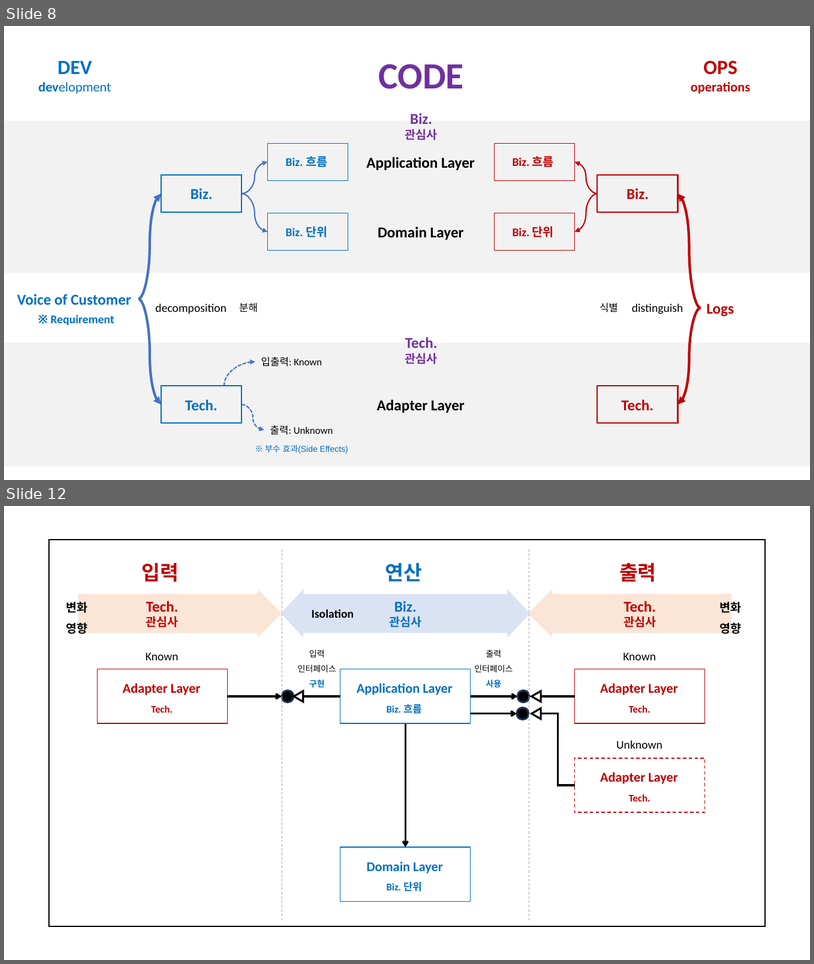
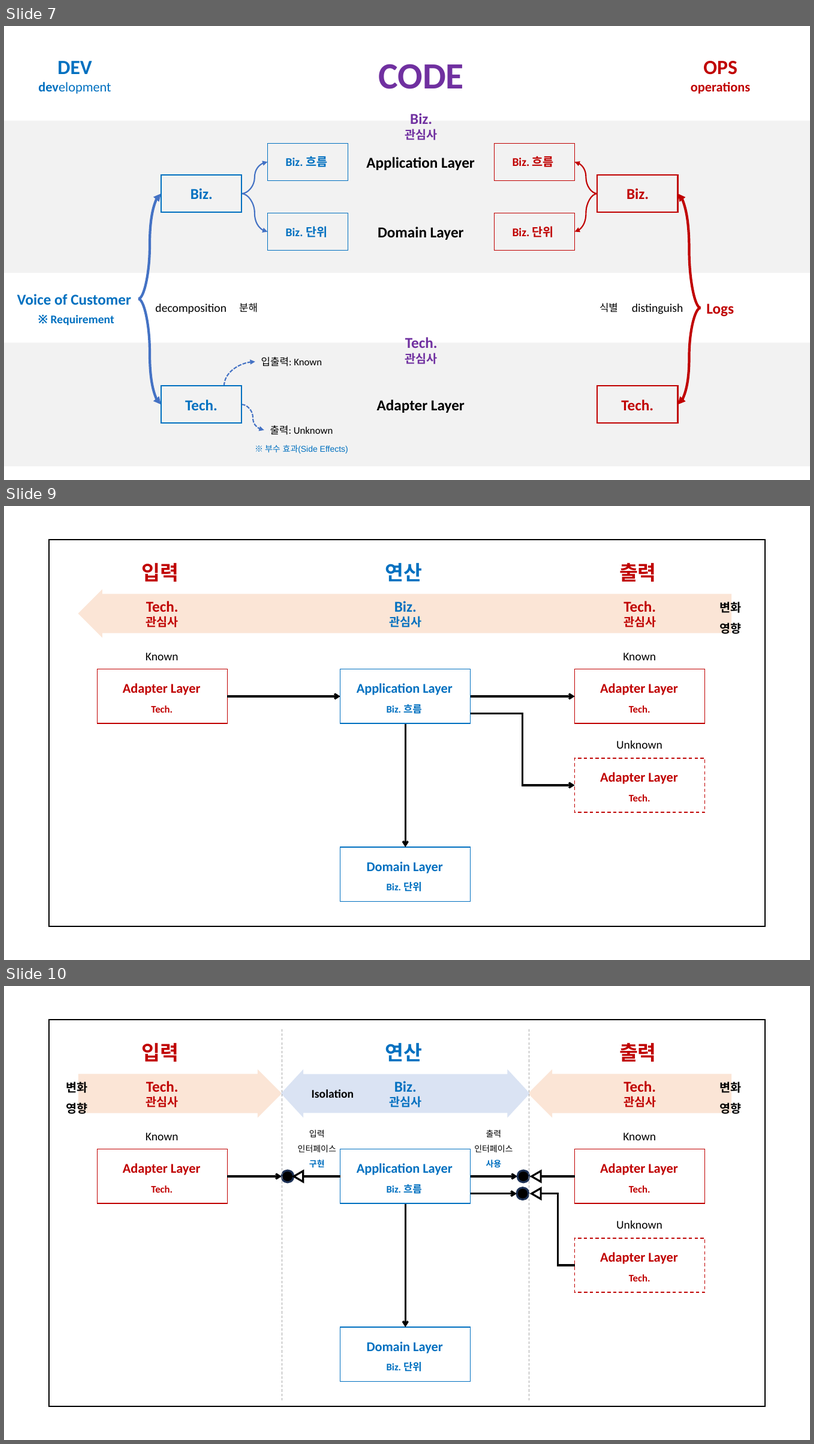
Before and after one commit to hhko/beyondcode, a slide deck: README.pptx. Shown one above the other, each under a label of ours: slides 8 and 12 before the commit, slides 7, 9 and 10 after it; the slides between them are not shown. The pictures are 814x964 and 814x1444 pixels, drawn with LibreOffice and Linux fonts; fonts in the diff are those of the drawing. Boxes give left, top, right and bottom in pixels: in the first picture for what was removed or moved away, otherwise in the second. Text is boxed around its words. In the diff, an @@ line names an element or a change of style, - is before the commit and + after.

```diff
--- a/README.pptx
+++ b/README.pptx
@@ slide 9 added at box(4, 506, 810, 960), background #FFFFFF @@
@@ group added at box(49, 540, 765, 926): 20 texts, 6 rectangles, 3 arrows, 1 right arrow, 1 elbow arrow @@
+변화
+영향
+Biz.
+관심사
+Tech.
+관심사
+Tech.
+관심사
+입력
+출력
+연산
+Adapter Layer
+Tech.
+Adapter Layer
+Tech.
+Adapter Layer
+Tech.
+Known
+Known
+Domain Layer
+Biz. 단위
+Application Layer
+Biz. 흐름
+Unknown
@@ what was slide 8 is now slide 7 @@
@@ what was slide 12 is now slide 10 @@
```
Also in this commit, not shown: 1 slide changed, 7 other slides added, 7 other files.
